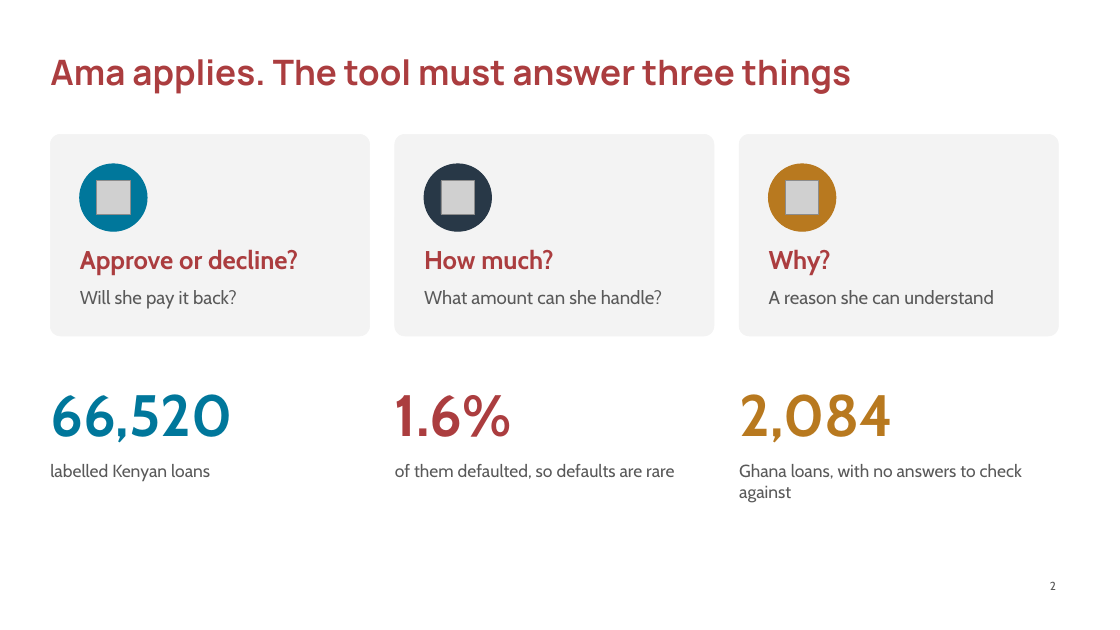
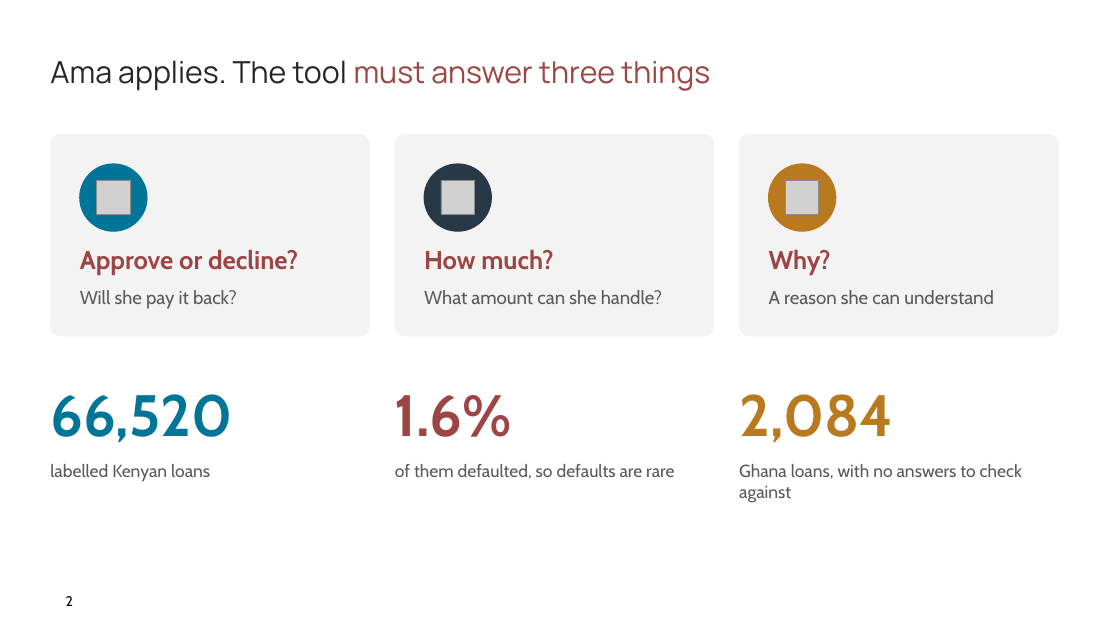
Before and after one commit to ASU-MICS-2028/mle-group-3-prosit-2, a slide deck: slide 2 of slides/NkwaPay_Debrief_Present.pptx. Drawn at 1120x630 pixels with LibreOffice and Linux fonts; fonts in the diff are those of the drawing; grey boxes stand for pictures; background and template pictures are left out. Boxes give left, top, right and bottom in pixels: in the first picture for what was removed or moved away, otherwise in the second. Text is boxed around its words. In the diff, an @@ line names an element or a change of style, - is before the commit and + after.

```diff
--- a/slides/NkwaPay_Debrief_Present.pptx
+++ b/slides/NkwaPay_Debrief_Present.pptx
@@ text "Ama applies. The tool must ..." at (50,60,710,91): size 30 to 26 pt, bold off; text colour #AB3D3F to #262626 in "Ama applies. The tool"; text colour #AB3D3F to #9D4444 in "must answer three things" @@
@@ page number added at (66,596,73,606), 12 pt, text #000000 @@
+2
@@ page number removed at (1050,581,1056,590) @@
-2
```
Also in this commit, not shown: 20 other slides changed, 1 slide added.
